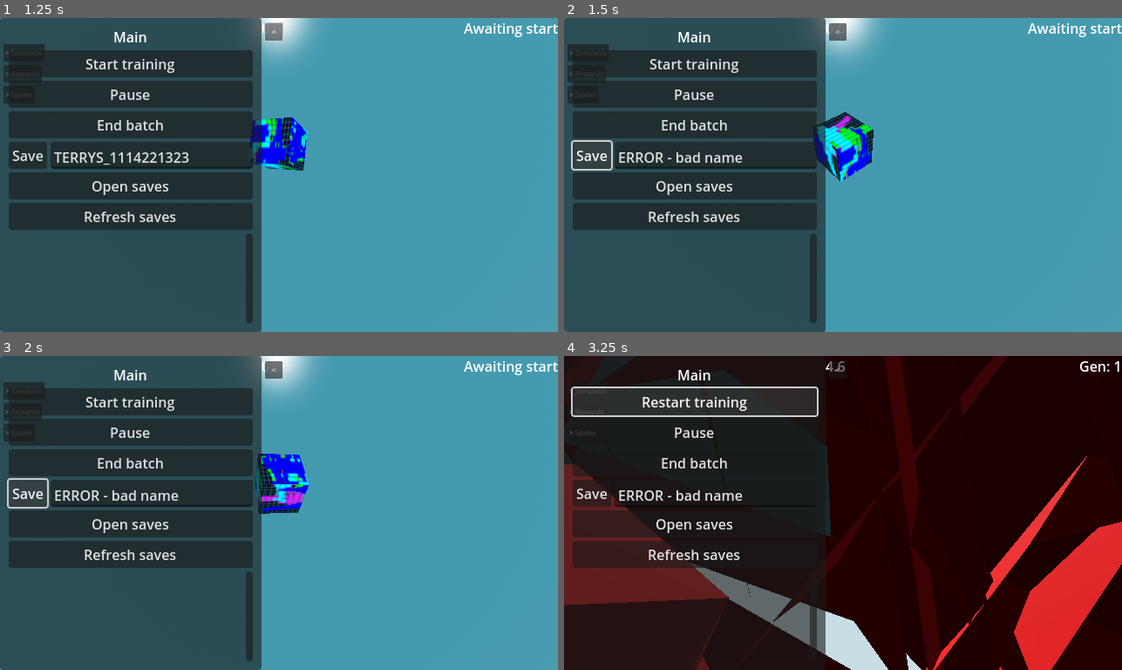
Above: before the commit, frames 1-4 (two rows, left to right).
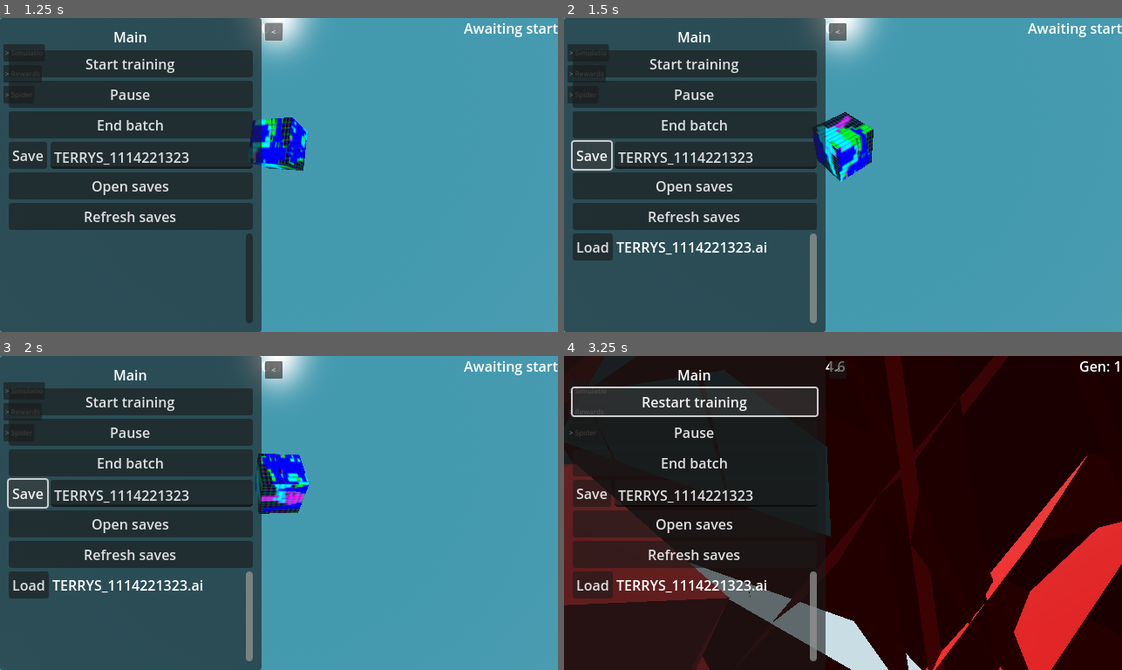
Above: after the commit, the same moments.

Repository: officialErnests/de-ai-ed
Game: Godot game, scene res://scenes/main.tscn
Same seed, same stepped clock (60 frames per second), same inputs: the game is played once before the commit and once after it.
Inputs:
- Up to frame 1 (1.25 s): click "> Main" at 0.5 s
- Up to frame 2 (1.5 s): click "Save" at 1.25 s
- Up to frame 3 (2 s): no input
- Up to frame 4 (3.25 s): click "Start training" at 2 s; click "Restart training" at 2.75 s

Frame 1 is identical in both runs. In frame 2, 1.9% of the frame differs, in the area x 1-46%, y 42-98%; in frame 3, 1.9%; in frame 4, 1.9%.

Commit message:
v0.1.5.1 hot fixed first save XD

Diff:
--- a/scripts/spidersss.gd
+++ b/scripts/spidersss.gd
@@ -75,7 +75,9 @@
 	refresh_button.pressed.connect(refreshFiles)
 
 func saveAi():
-	var dirAccess = DirAccess.open("user://")
+	var dirAccess = DirAccess.open(SAVE_PATH)
+	if not dirAccess:
+		DirAccess.make_dir_absolute(SAVE_PATH)
 	var file_name = save_text.text
 	var file_path = SAVE_PATH + file_name + ".ai"
 	if FileAccess.file_exists(file_path):
